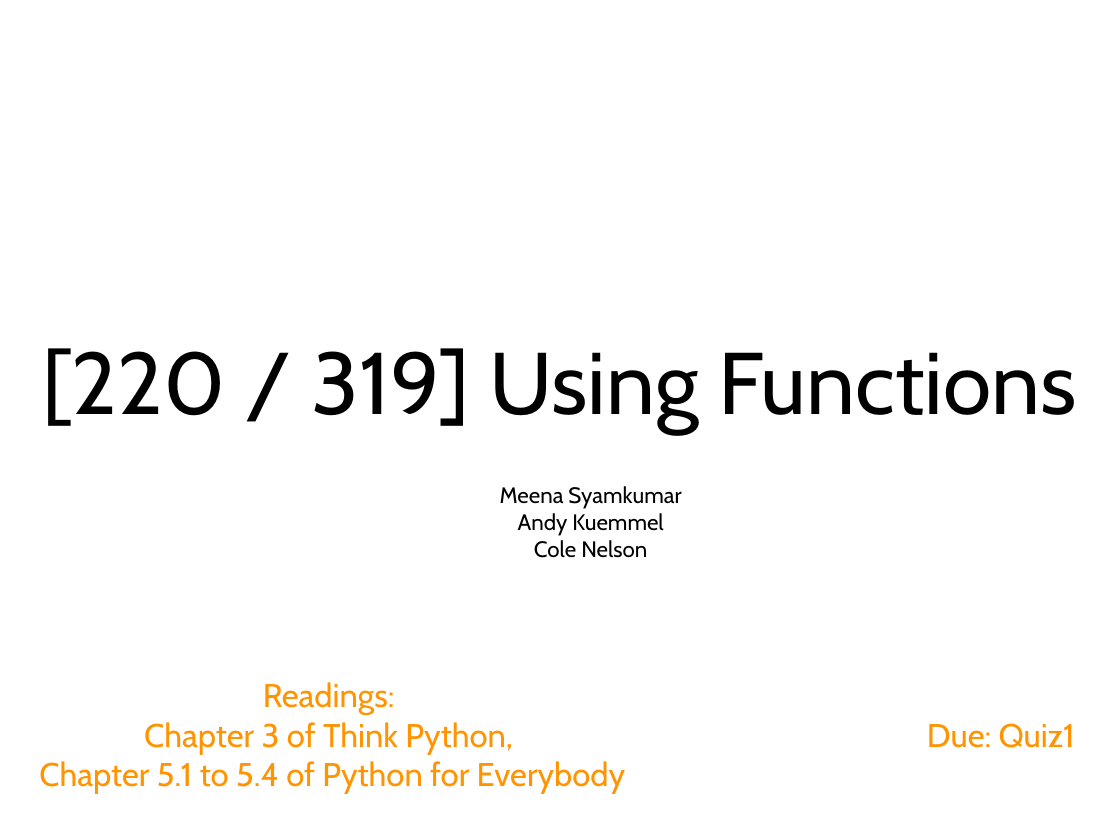
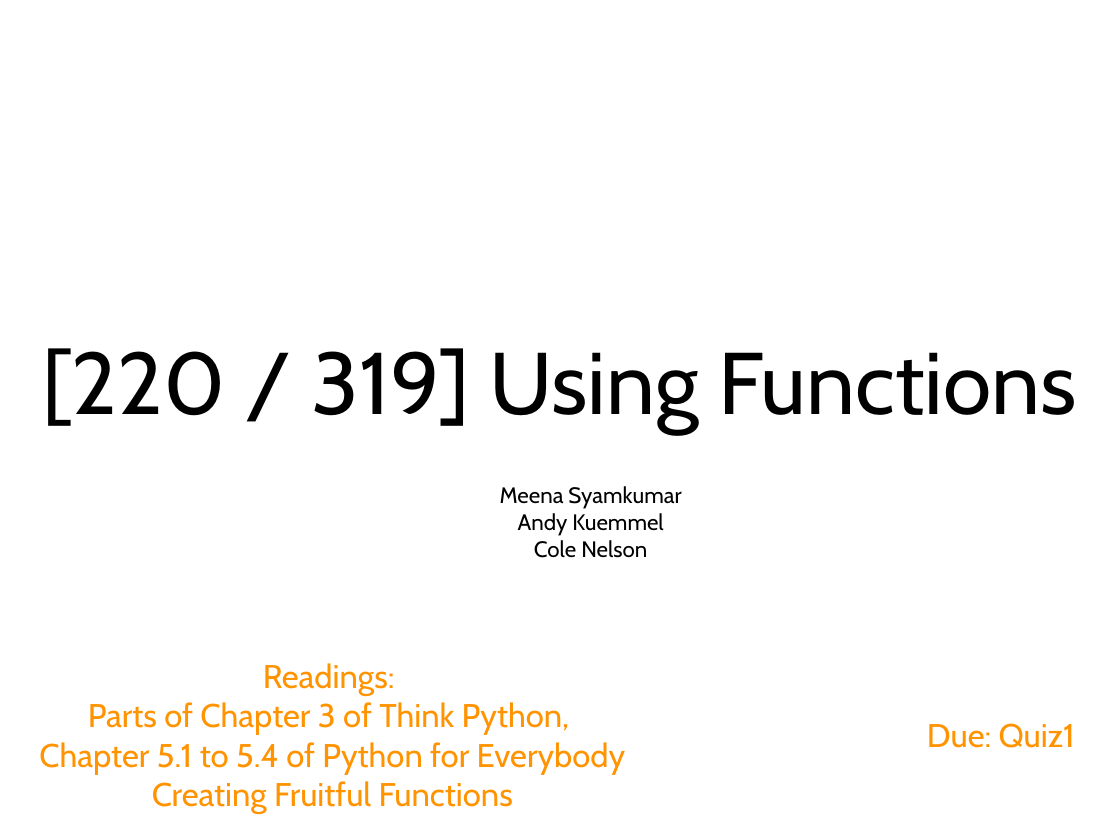
Before and after one commit to tylerharter/caraza-harter-com, a slide deck: slide 1 of tyler/meena/cs220/s22/materials/lecture_ppts/lec_05_S22.ppt. Drawn at 1120x840 pixels with LibreOffice and Linux fonts; fonts in the diff are those of the drawing. Boxes give left, top, right and bottom in pixels: in the first picture for what was removed or moved away, otherwise in the second. Text is boxed around its words. In the diff, an @@ line names an element or a change of style, - is before the commit and + after.

```diff
--- a/tyler/meena/cs220/s22/materials/lecture_ppts/lec_05_S22.ppt
+++ b/tyler/meena/cs220/s22/materials/lecture_ppts/lec_05_S22.ppt
@@ text "Readings:": place and size @@
-text "Readings:" at box(39, 682, 625, 794)
+text "Readings:" at box(39, 663, 625, 814)
@@ text at box(88, 702, 570, 735): text changed @@
-Chapter 3 of Think Python,
+Parts of Chapter 3 of Think Python,
@@ text at box(152, 781, 513, 814): paragraph added @@
+Creating Fruitful Functions
```
Also in this commit, not shown: 7 other slides changed, 2 slides added, 11 slides removed, 1 other file.
